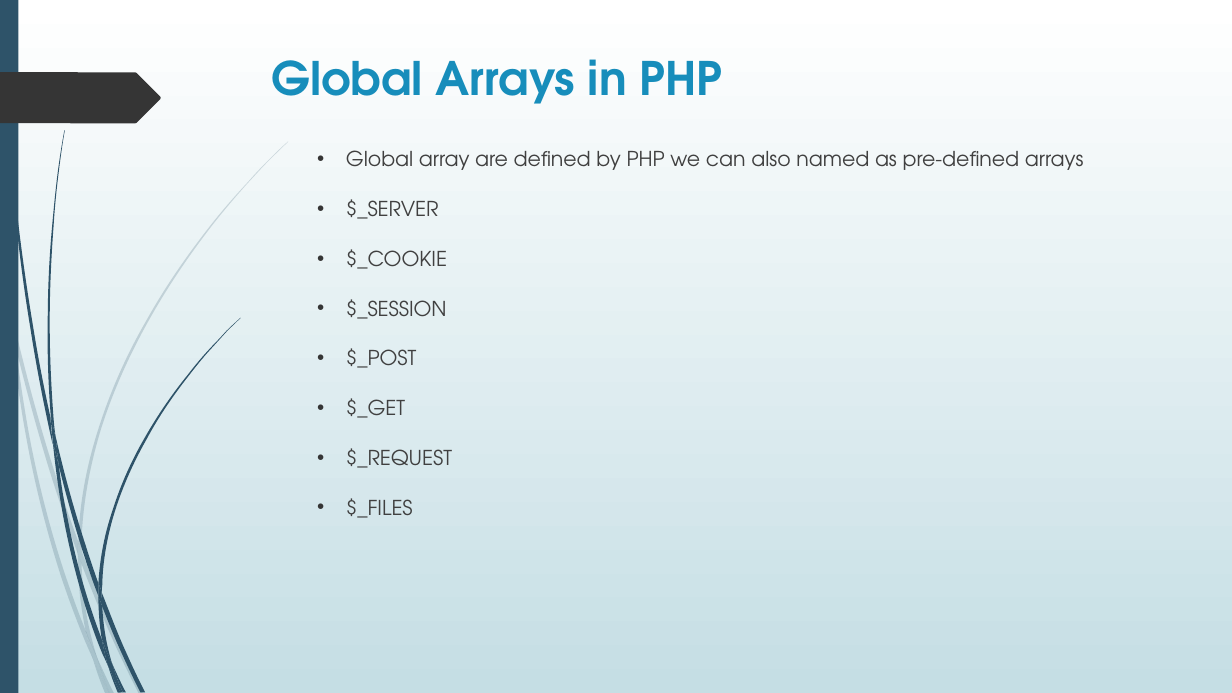
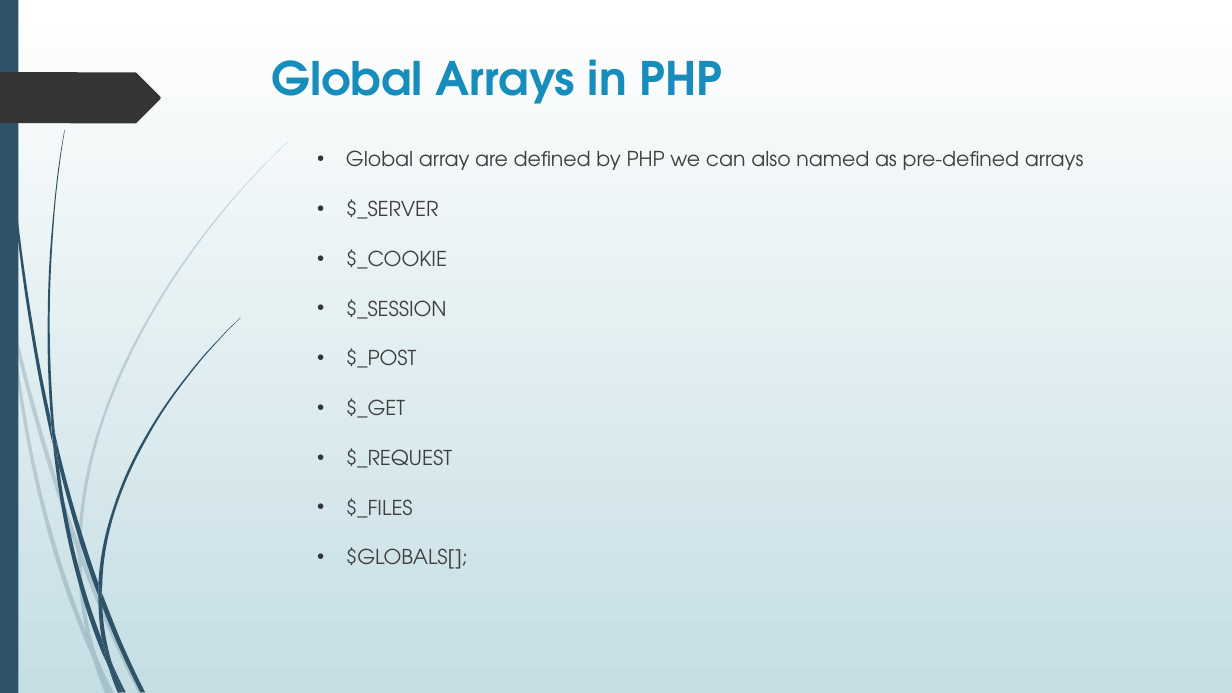
Before and after one commit to amskz401/Web-Batch-02-PNY, a slide deck: slide 22 of Muhammad Farhan (PHP).pptx. Drawn at 1232x693 pixels with LibreOffice and Linux fonts; fonts in the diff are those of the drawing. Boxes give left, top, right and bottom in pixels: in the first picture for what was removed or moved away, otherwise in the second. Text is boxed around its words. In the diff, an @@ line names an element or a change of style, - is before the commit and + after.

```diff
--- a/Muhammad Farhan (PHP).pptx
+++ b/Muhammad Farhan (PHP).pptx
@@ text at (346,547,468,569): paragraph added @@
+  • $GLOBALS[];
```
Also in this commit, not shown: 3 other files.
